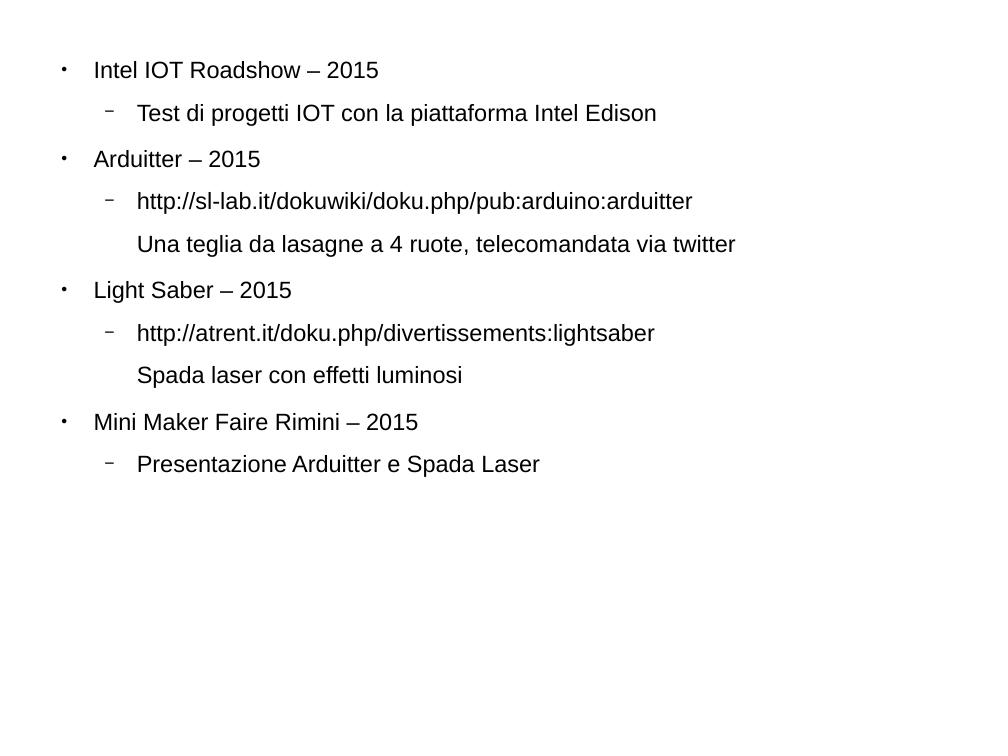
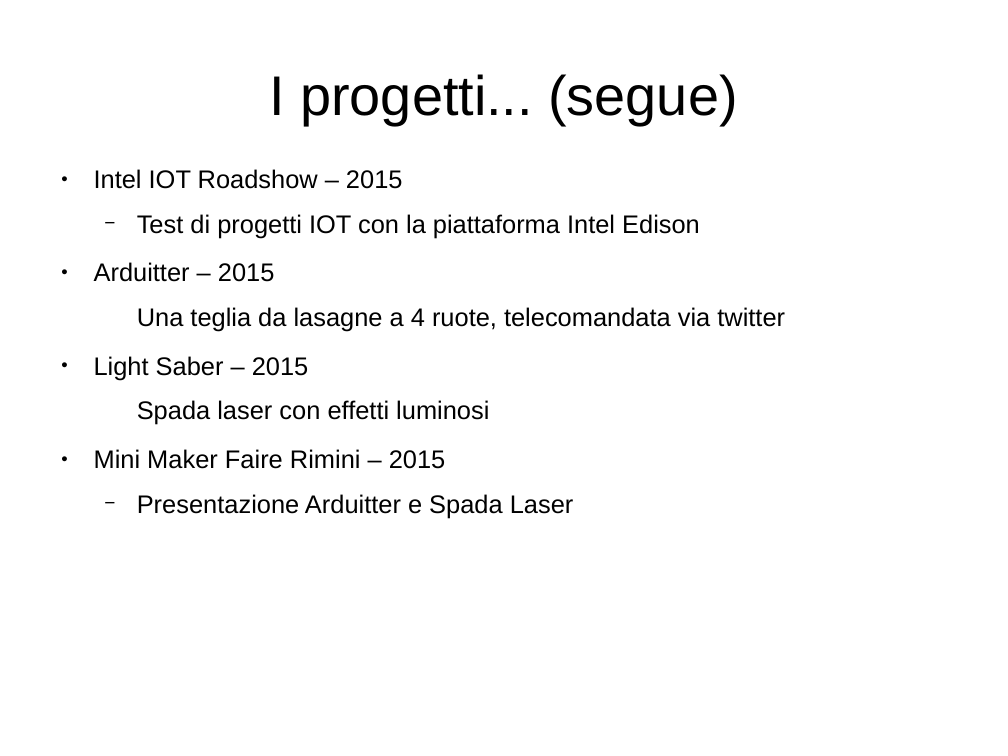
Before and after one commit to atrent/ArduAfternoon, a slide deck: slide 6 of GenuinoDay/PresentazioneArduinoAfteroon.odp. Drawn at 1008x756 pixels with LibreOffice and Linux fonts; fonts in the diff are those of the drawing; background and template pictures are left out. Boxes give left, top, right and bottom in pixels: in the first picture for what was removed or moved away, otherwise in the second. Text is boxed around its words. In the diff, an @@ line names an element or a change of style, - is before the commit and + after.

```diff
--- a/GenuinoDay/PresentazioneArduinoAfteroon.odp
+++ b/GenuinoDay/PresentazioneArduinoAfteroon.odp
@@ title added at box(269, 74, 737, 125), 44 pt, text #000000 @@
+I progetti... (segue)
@@ text "Intel IOT Roadshow – 2015": place and size @@
-text "Intel IOT Roadshow – 2015" at box(94, 61, 736, 477)
+text "Intel IOT Roadshow – 2015" at box(94, 169, 785, 518)
@@ text "Intel IOT Roadshow – 2015" at box(94, 169, 785, 518): size 18.5 to 20 pt @@
@@ text at box(137, 192, 693, 214): paragraph removed @@
-  − http://sl-lab.it/dokuwiki/doku.php/pub:arduino:arduitter
@@ text at box(137, 324, 655, 346): paragraph removed @@
-  − http://atrent.it/doku.php/divertissements:lightsaber
```
Also in this commit, not shown: 9 other slides changed.
